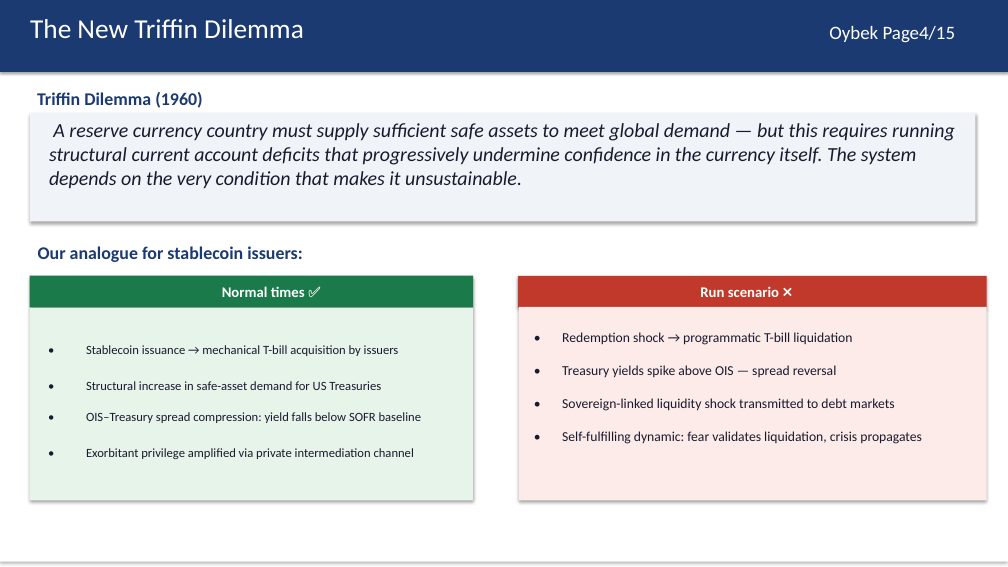
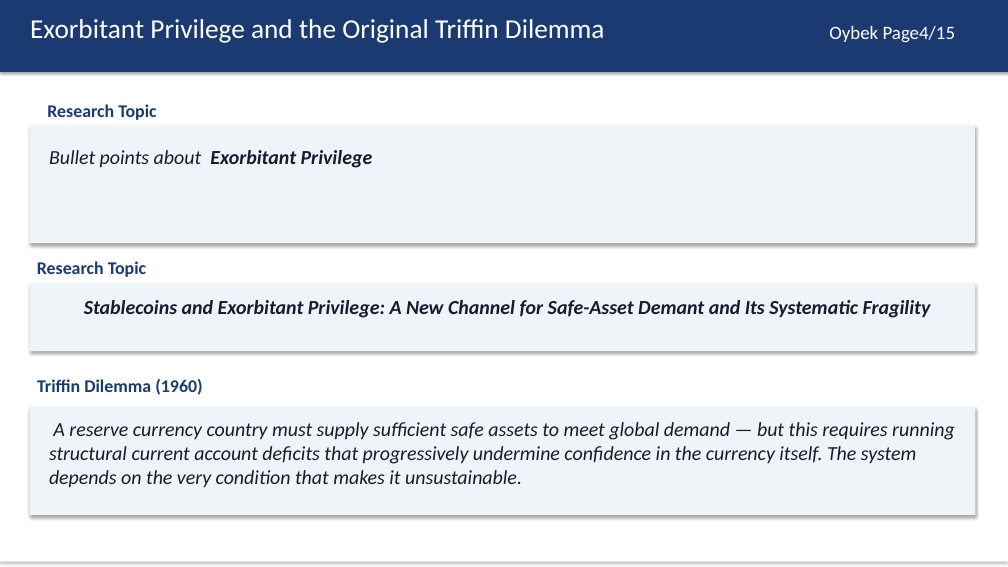
Before and after one commit to kimmireu0921/Stablecoins-and-the-Exorbitant-Privilege, a slide deck: slide 4 of FINAL_0512_Stablecoin_Exorbitant_Privilege.pptx. Drawn at 1008x567 pixels with LibreOffice and Linux fonts; fonts in the diff are those of the drawing. Boxes give left, top, right and bottom in pixels: in the first picture for what was removed or moved away, otherwise in the second. Text is boxed around its words. In the diff, an @@ line names an element or a change of style, - is before the commit and + after.

Commit message:
Research topic added

```diff
--- a/FINAL_0512_Stablecoin_Exorbitant_Privilege.pptx
+++ b/FINAL_0512_Stablecoin_Exorbitant_Privilege.pptx
@@ text at <box>30,19,605,43</box>: text changed @@
-The New Triffin Dilemma
+Exorbitant Privilege and the Original Triffin Dilemma
@@ text added at <box>47,104,156,120</box>, 17 pt, text #1B3A72, bold @@
+Research Topic
@@ rectangle added at <box>29,126,975,243</box>, fill #F0F4F8 @@
@@ text added at <box>49,150,373,168</box>, 19 pt, text #1A1A2E, bold, italic @@
+Bullet points about Exorbitant Privilege
@@ text added at <box>37,261,146,277</box>, 17 pt, text #1B3A72, bold @@
+Research Topic
@@ text removed at <box>38,246,302,262</box> @@
-Our analogue for stablecoin issuers:
@@ rectangle removed at <box>29,276,473,308</box> @@
@@ rectangle added at <box>30,284,975,351</box>, fill #F0F4F8 @@
@@ text removed at <box>222,286,305,297</box> @@
-Normal times ✅
@@ rectangle removed at <box>518,276,987,308</box> @@
@@ text removed at <box>700,286,779,297</box> @@
-Run scenario ❌
@@ rectangle removed at <box>29,308,473,501</box> @@
@@ text added at <box>84,300,931,318</box>, 19 pt, text #1A1A2E, bold, italic @@
+Stablecoins and Exorbitant Privilege: A New Channel for Safe-Asset Demant and Its Systematic Fragility
@@ rectangle removed at <box>519,307,987,501</box> @@
@@ text removed at <box>86,345,421,459</box> @@
-• Stablecoin issuance → mechanical T-bill acquisition by issuers
-• Structural increase in safe-asset demand for US Treasuries
-• OIS–Treasury spread compression: yield falls below SOFR baseline
-• Exorbitant privilege amplified via private intermediation channel
@@ text removed at <box>562,332,922,444</box> @@
-• Redemption shock → programmatic T-bill liquidation
-• Treasury yields spike above OIS — spread reversal
-• Sovereign-linked liquidity shock transmitted to debt markets
-• Self-fulfilling dynamic: fear validates liquidation, crisis propagates
@@ text "Triffin Dilemma (1960)": place and size @@
-text "Triffin Dilemma (1960)" at <box>37,92,202,108</box>
+text "Triffin Dilemma (1960)" at <box>37,379,202,395</box>
@@ rectangle: place and size @@
-rectangle at <box>30,113,975,222</box>
+rectangle at <box>30,407,975,515</box>
@@ text "A reserve currency country must ...": place and size @@
-text "A reserve currency country must ..." at <box>49,123,955,189</box>
+text "A reserve currency country must ..." at <box>49,422,955,488</box>
```
Also in this commit, not shown: 4 other slides changed, 2 other files.
